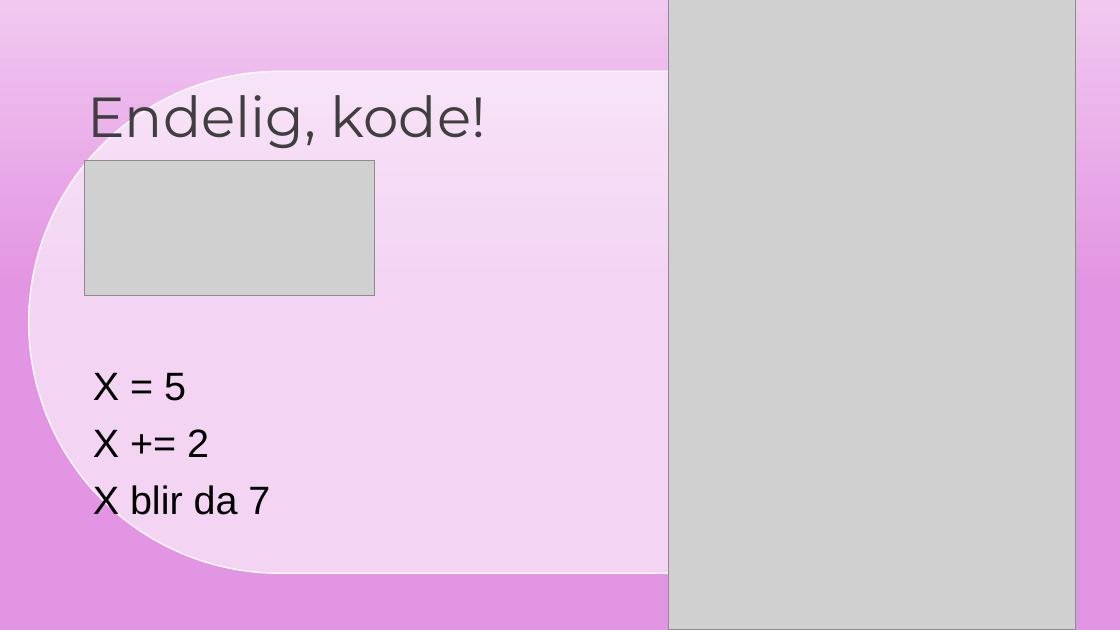
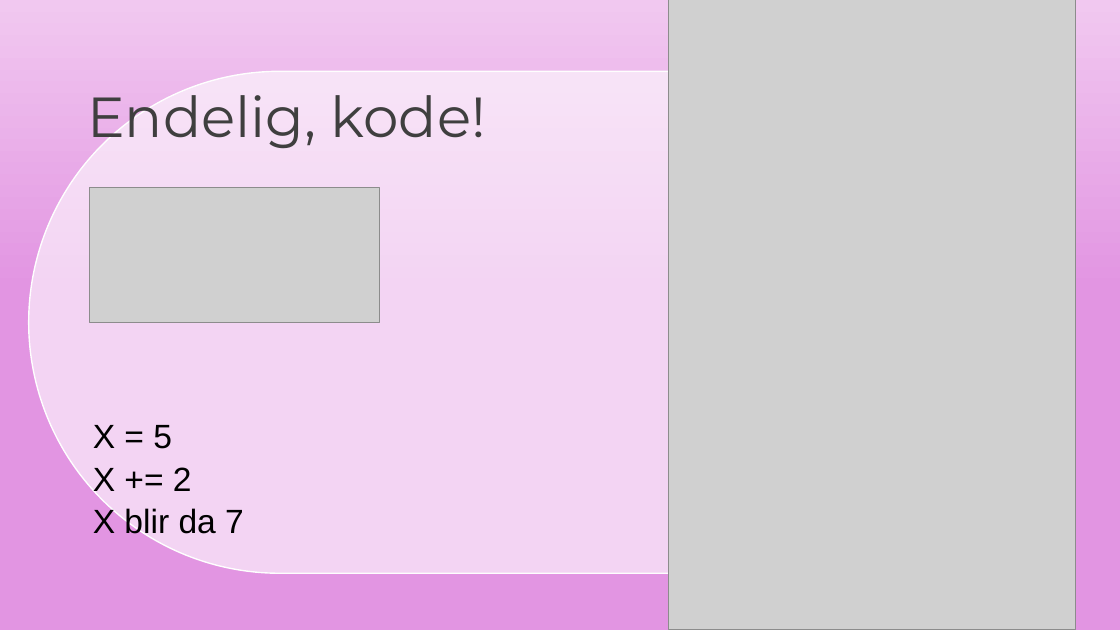
Before and after one commit to nuclearmayhem1/PapirStridsvogner, a slide deck: slide 12 of GodotIntroKurs.odp. Drawn at 1120x630 pixels with LibreOffice and Linux fonts; fonts in the diff are those of the drawing; grey boxes stand for pictures; background and template pictures are left out. Boxes give left, top, right and bottom in pixels: in the first picture for what was removed or moved away, otherwise in the second. Text is boxed around its words. In the diff, an @@ line names an element or a change of style, - is before the commit and + after.

Commit message:
slide fix

```diff
--- a/GodotIntroKurs.odp
+++ b/GodotIntroKurs.odp
@@ text "X = 5" at (x1=93, y1=425, x2=244, y2=539): size 28 to 23.8 pt; line spacing 0.9 to 0.7 @@
@@ picture moved from (x1=84, y1=161, x2=374, y2=296) to (x1=89, y1=187, x2=379, y2=322) @@
```
Also in this commit, not shown: 1 other slide changed.
